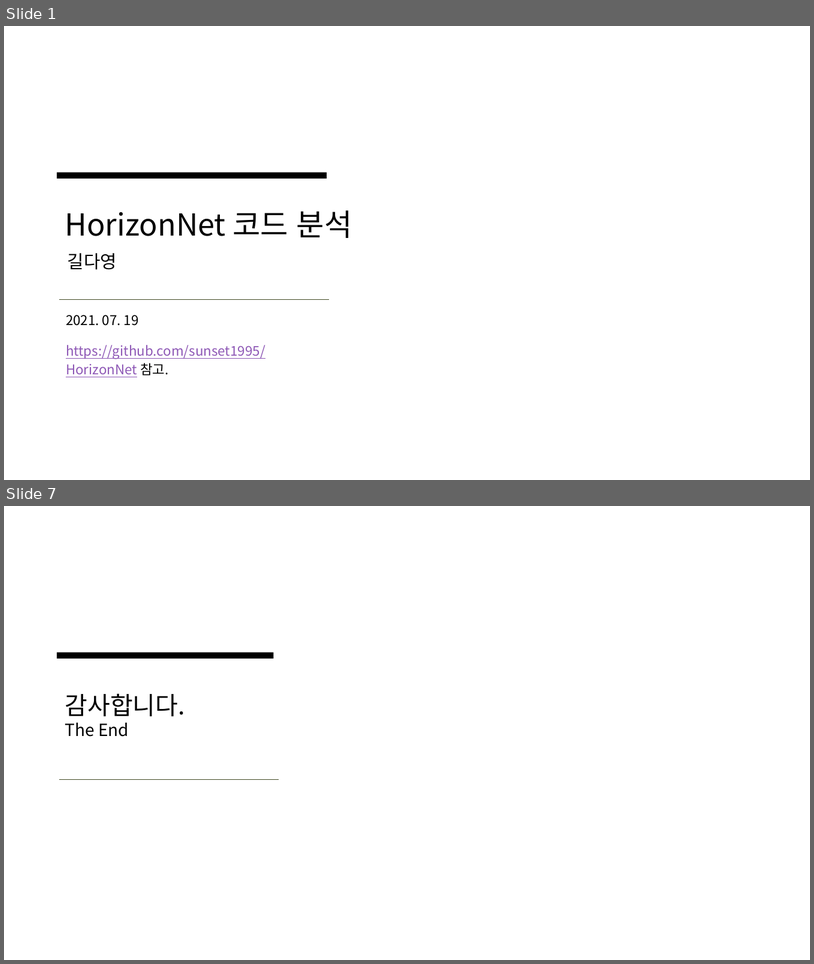
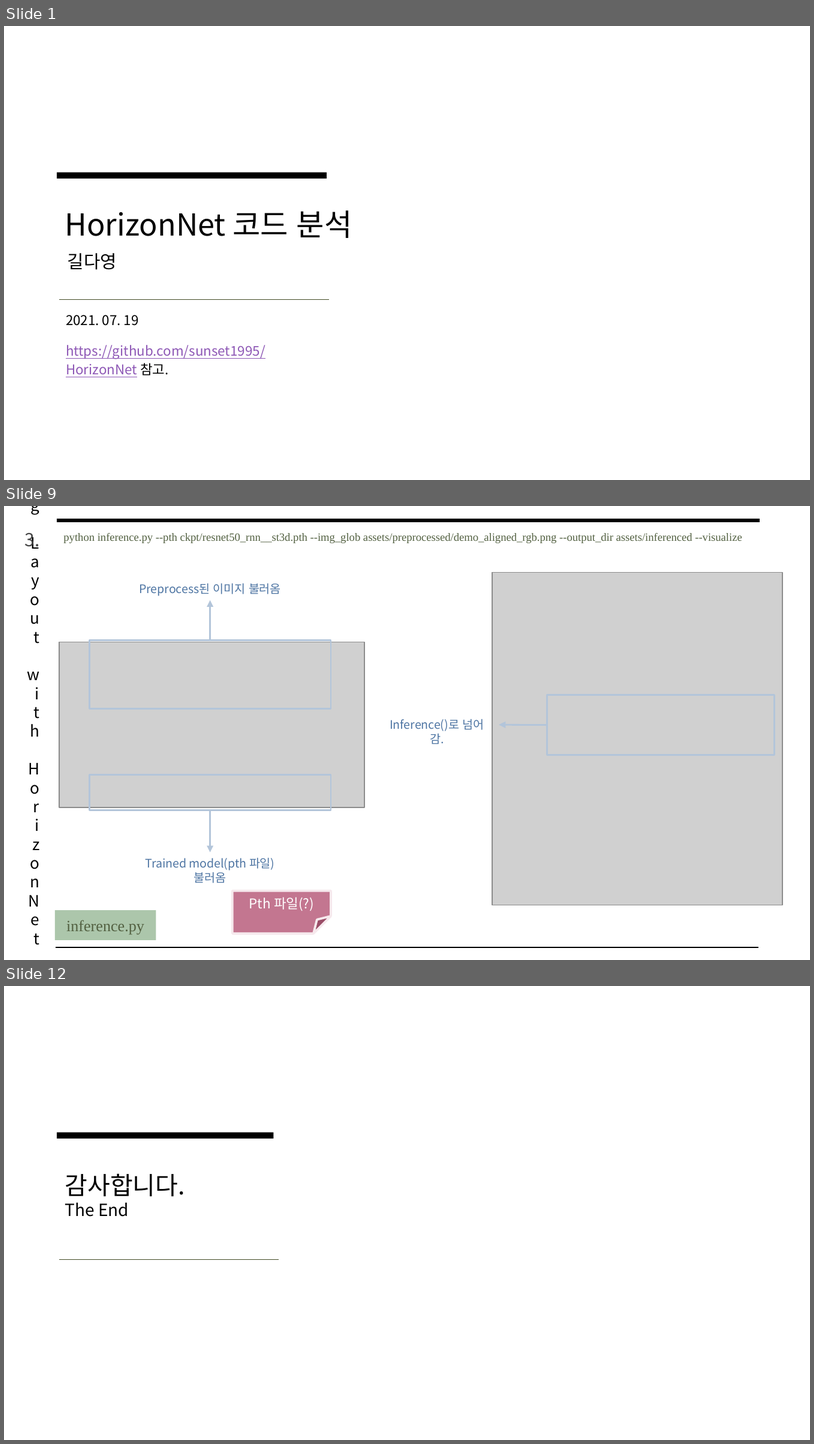
Before and after one commit to arittung/3D_Room_Layout_estimation, a slide deck: 관련 자료/HorizonNet 코드 분석.pptx. Shown one above the other, each under a label of ours: slides 1 and 7 before the commit, slides 1, 9 and 12 after it; the slides between them are not shown. The pictures are 814x964 and 814x1444 pixels, drawn with LibreOffice and Linux fonts; fonts in the diff are those of the drawing; grey boxes stand for pictures. Boxes give left, top, right and bottom in pixels: in the first picture for what was removed or moved away, otherwise in the second. Text is boxed around its words. In the diff, an @@ line names an element or a change of style, - is before the commit and + after.

```diff
--- a/관련 자료/HorizonNet 코드 분석.pptx
+++ b/관련 자료/HorizonNet 코드 분석.pptx
@@ slide 9 added at (x1=4, y1=506, x2=810, y2=960), background #FFFFFF @@
@@ line added from (56, 520) to (759, 520), #000000 3 pt @@
@@ text added at (x1=25, y1=533, x2=40, y2=549), 16 pt, text #474747 @@
+3.
@@ text added at (x1=63, y1=533, x2=743, y2=543), 10 pt, text #536142 @@
+python inference.py --pth ckpt/resnet50_rnn__st3d.pth --img_glob assets/preprocessed/demo_aligned_rgb.png --output_dir assets/inferenced --visualize
@@ text added at (x1=15, y1=548, x2=48, y2=955), 14 pt, text #000000 @@
+Estimating Layout
+with HorizonNet
@@ picture added at (x1=492, y1=572, x2=783, y2=904) @@
@@ text added at (x1=139, y1=583, x2=281, y2=596), 10.5 pt, text #4E75A3 @@
+Preprocess된 이미지 불러옴
@@ arrow added from (210, 640) to (210, 600), #B3C5DA 1.5 pt @@
@@ picture added at (x1=60, y1=642, x2=365, y2=807) @@
@@ rectangle added at (x1=89, y1=640, x2=332, y2=708), outline #B3C5DA 1.5 pt @@
@@ rectangle added at (x1=548, y1=694, x2=775, y2=755), outline #B3C5DA 1.5 pt @@
@@ text added at (x1=390, y1=719, x2=485, y2=744), 10.5 pt, text #4E75A3 @@
+Inference()로 넘어감.
@@ arrow added from (548, 724) to (499, 724), #B3C5DA 1.5 pt @@
@@ rectangle added at (x1=89, y1=775, x2=332, y2=810), outline #B3C5DA 1.5 pt @@
@@ arrow added from (210, 810) to (210, 852), #B3C5DA 1.5 pt @@
@@ text added at (x1=146, y1=858, x2=275, y2=883), 10.5 pt, text #4E75A3 @@
+Trained model(pth 파일) 불러옴
@@ folded corner added at (x1=232, y1=891, x2=330, y2=933), fill #B55475 at 80% opacity, outline #F6E9ED 2 pt, 12 pt, text #FFFFFF @@
+Pth 파일(?)
@@ rectangle added at (x1=55, y1=910, x2=156, y2=940), fill #ACC6AB, 14 pt, text #536142 @@
+inference.py
@@ line added from (56, 947) to (759, 947), #000000 0.75 pt @@
@@ what was slide 7 is now slide 12 @@
```
Also in this commit, not shown: 5 slides changed, 4 other slides added, 1 other file.
